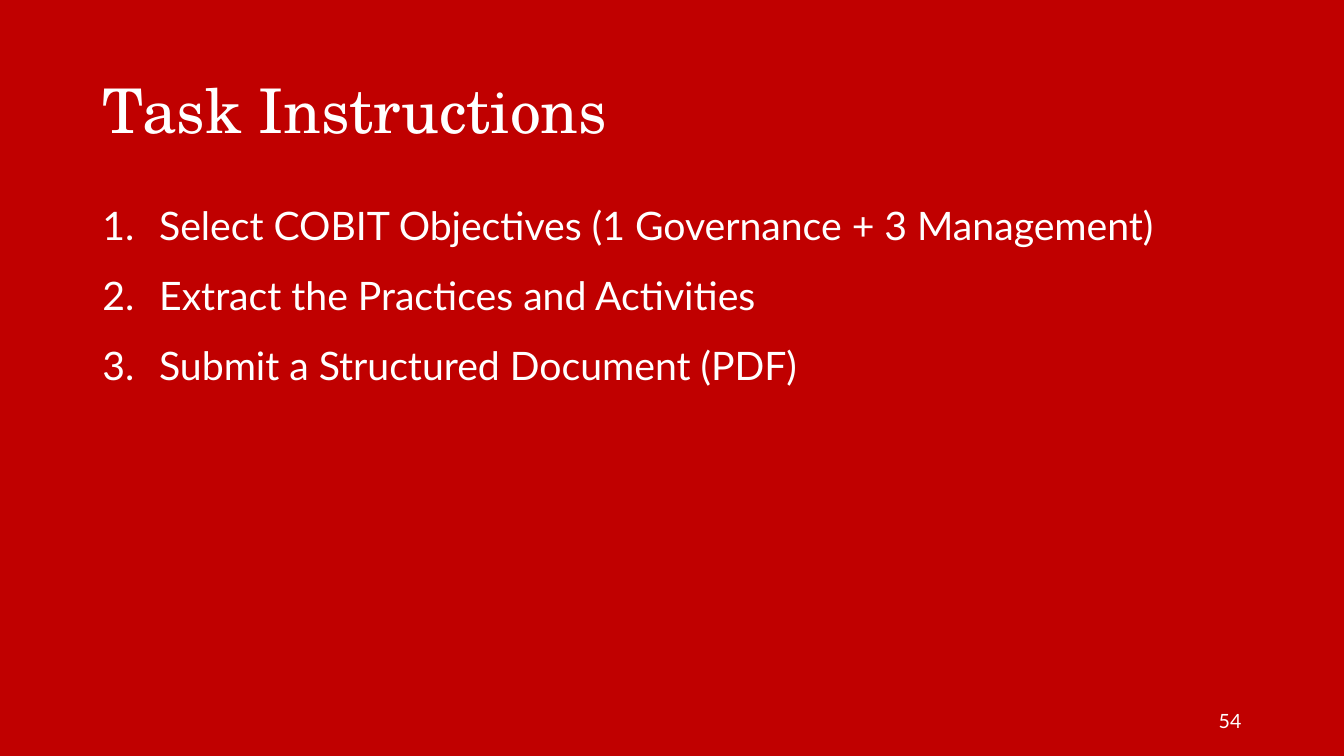
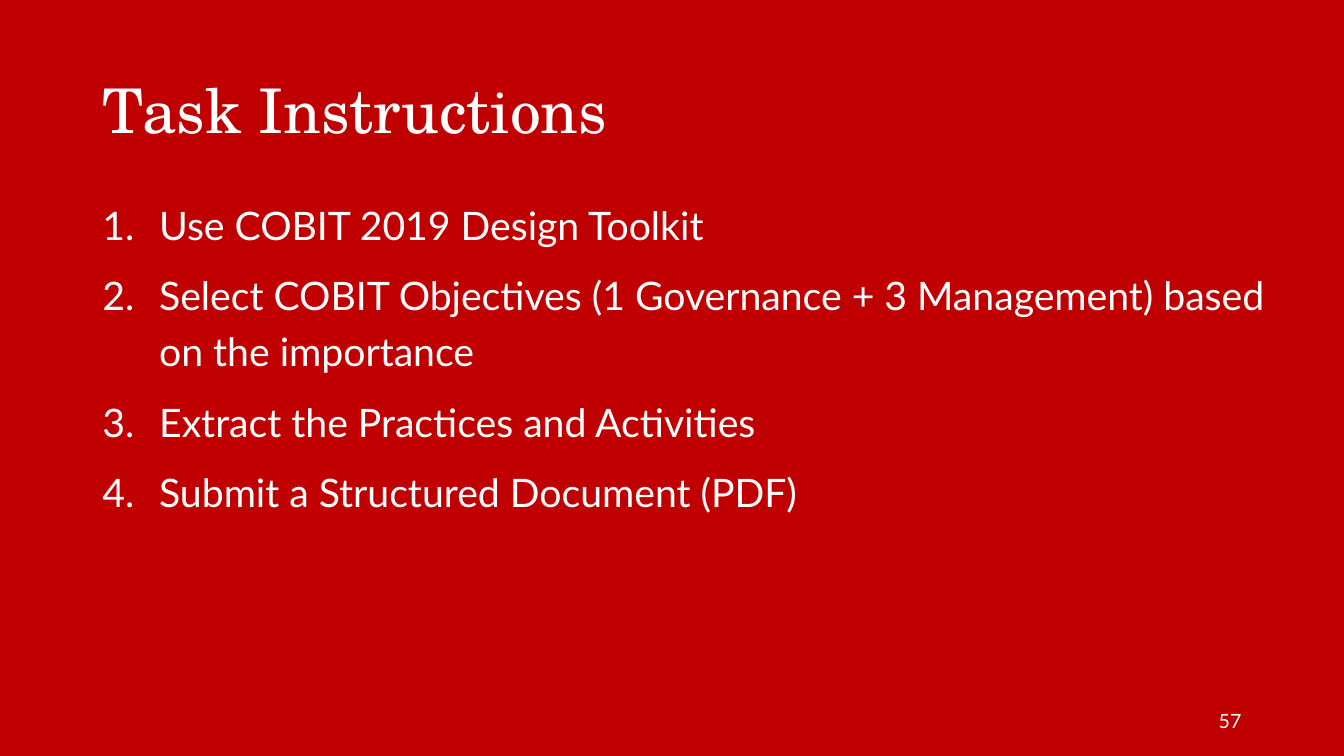
Before and after one commit to irfanradarma/Audit-SI, a slide deck: slide 57 of Slides/2026/02 - IT Governance Audit.pptx (slide 54 before the commit). Drawn at 1344x756 pixels with LibreOffice and Linux fonts; fonts in the diff are those of the drawing; background and template pictures are left out. Boxes give left, top, right and bottom in pixels: in the first picture for what was removed or moved away, otherwise in the second. Text is boxed around its words. In the diff, an @@ line names an element or a change of style, - is before the commit and + after.

Commit message:
cobit

```diff
--- a/Slides/2026/02 - IT Governance Audit.pptx
+++ b/Slides/2026/02 - IT Governance Audit.pptx
@@ text at <box>159,211,1264,373</box>: text changed @@
-1. Select COBIT Objectives (1 Governance + 3 Management)
+1. Use COBIT 2019 Design Toolkit
+2. Select COBIT Objectives (1 Governance + 3 Management) based on the importance
@@ page number at <box>1219,714,1242,728</box>: text changed @@
-54
+57
```
Also in this commit, not shown: 3 slides added, 2 other files.
